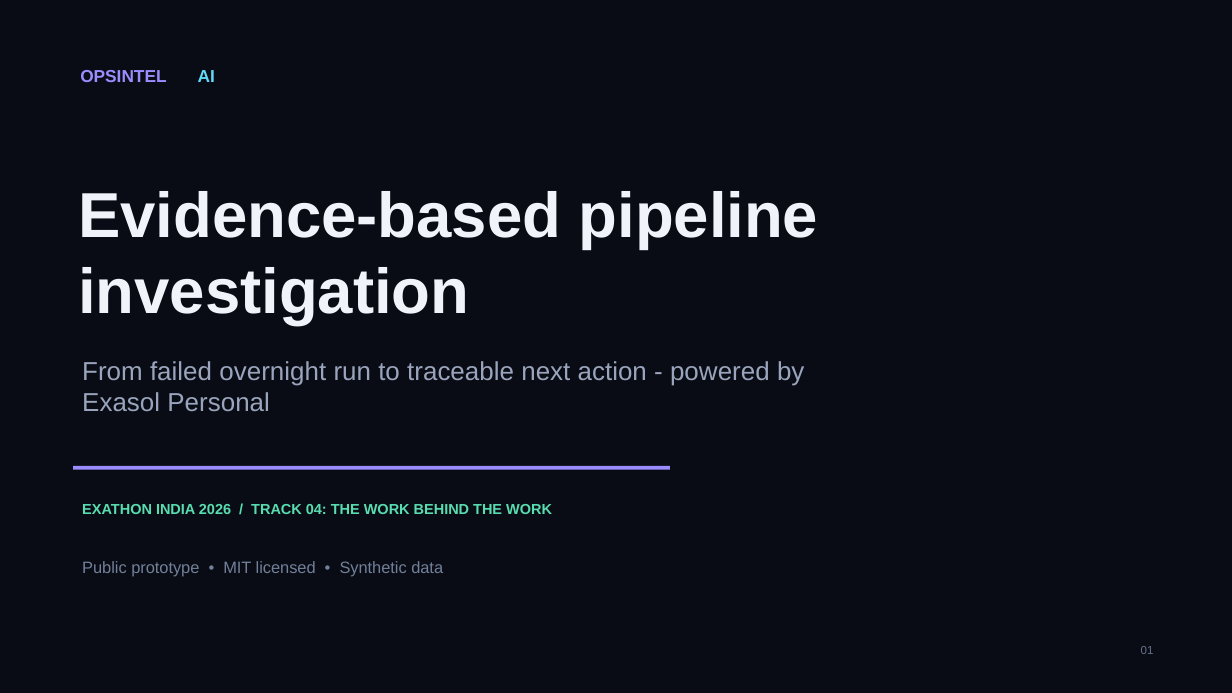
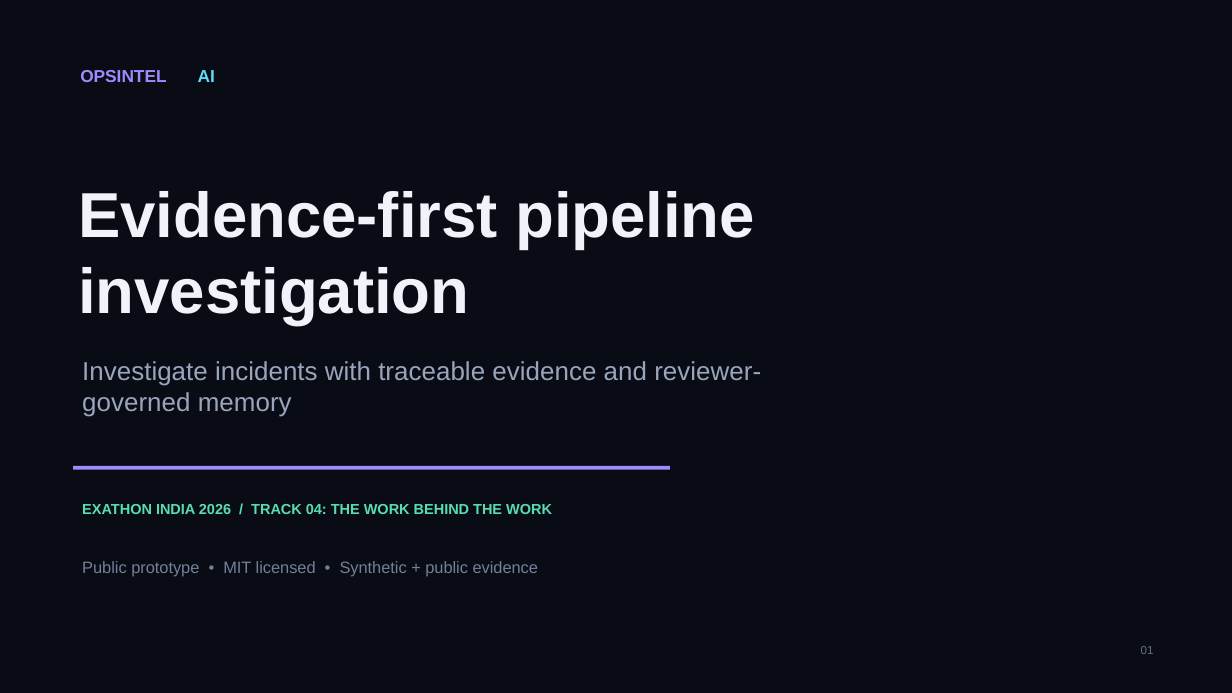
Before and after one commit to Anafa-thabassum/opsintel-ai, a slide deck: slide 1 of submission/opsintel-ai-pitch-deck.pptx. Drawn at 1232x693 pixels with LibreOffice and Linux fonts; fonts in the diff are those of the drawing. Boxes give left, top, right and bottom in pixels: in the first picture for what was removed or moved away, otherwise in the second. Text is boxed around its words. In the diff, an @@ line names an element or a change of style, - is before the commit and + after.

```diff
--- a/submission/opsintel-ai-pitch-deck.pptx
+++ b/submission/opsintel-ai-pitch-deck.pptx
@@ text at [78,191,755,325]: text changed @@
-Evidence-based pipeline investigation
+Evidence-first pipeline investigation
@@ text at [82,361,761,417]: text changed @@
-From failed overnight run to traceable next action - powered by Exasol Personal
+Investigate incidents with traceable evidence and reviewer-governed memory
@@ text at [82,561,538,577]: text changed @@
-Public prototype • MIT licensed • Synthetic data
+Public prototype • MIT licensed • Synthetic + public evidence
```
Also in this commit, not shown: 9 other slides changed, 15 other files.
